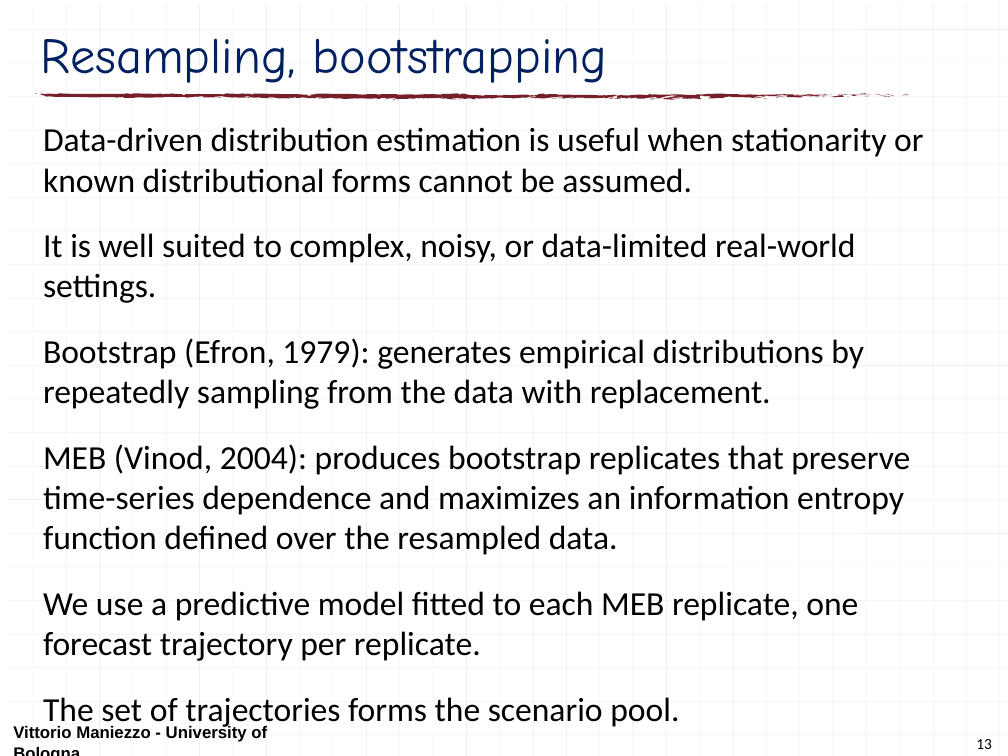
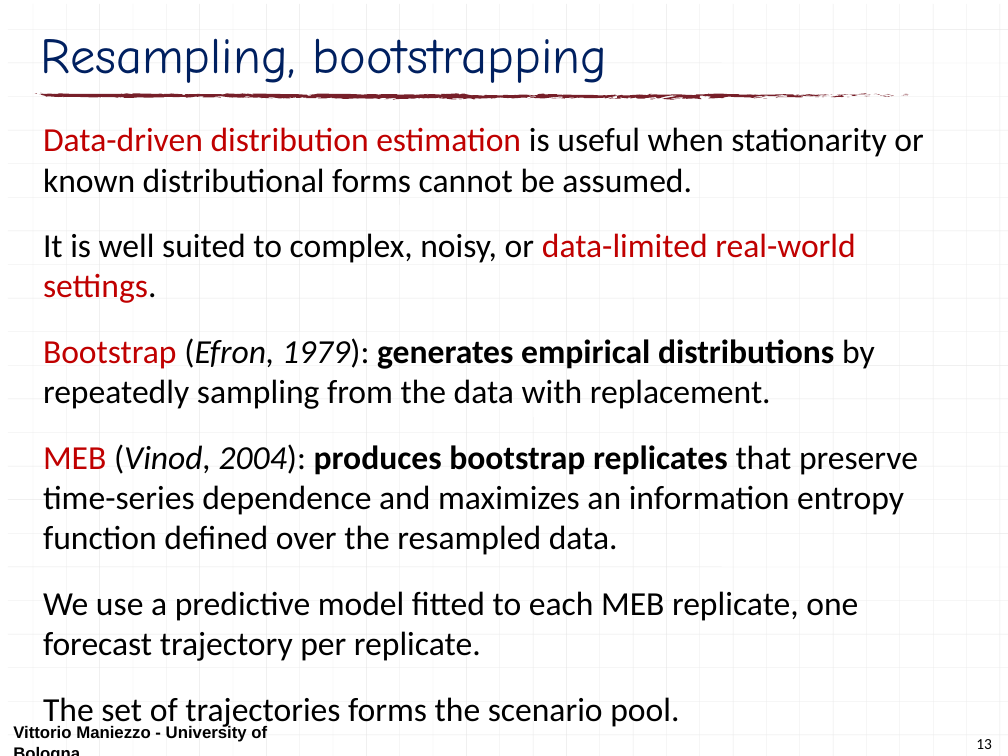
Before and after one commit to maniezzo/GDOforecast, a slide deck: slide 13 of doc/Schedulingseminar/schedulingSeminarXdock.pptx. Drawn at 1008x756 pixels with LibreOffice and Linux fonts; fonts in the diff are those of the drawing. Boxes give left, top, right and bottom in pixels: in the first picture for what was removed or moved away, otherwise in the second. Text is boxed around its words. In the diff, an @@ line names an element or a change of style, - is before the commit and + after.

```diff
--- a/doc/Schedulingseminar/schedulingSeminarXdock.pptx
+++ b/doc/Schedulingseminar/schedulingSeminarXdock.pptx
@@ text at (43,127,923,555): text colour #000000 to #C00000 in "Data-driven distribution estimation", "data-limited real-world settings.", "Bootstrap", "MEB"; bold on in "generates empirical distributions", "produces bootstrap replicates"; italic on in "(Efron, 1979):", "(Vinod, 2004):" @@
```
Also in this commit, not shown: 14 other slides changed, 2 slides removed, 1 other file.
